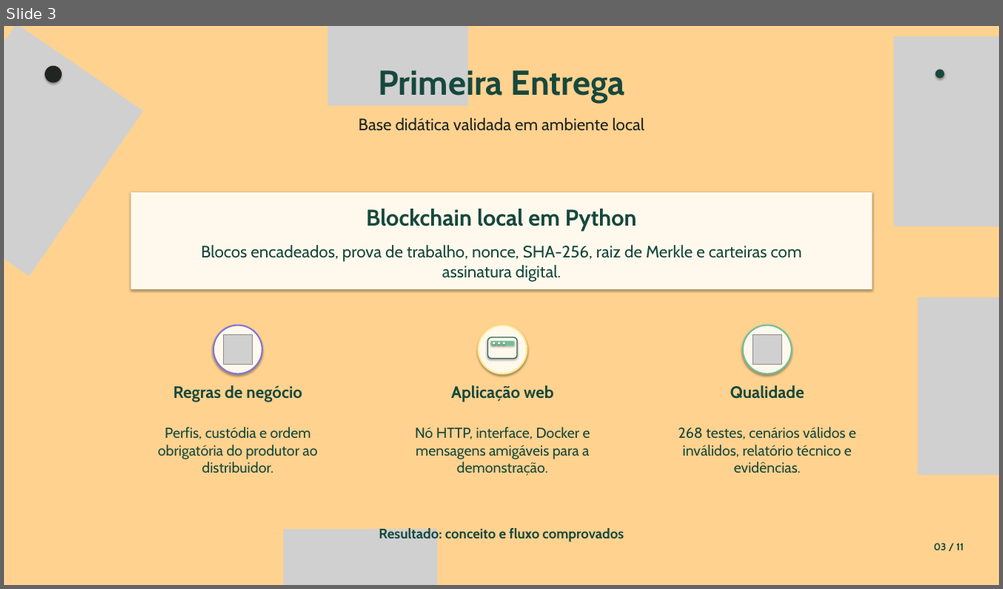
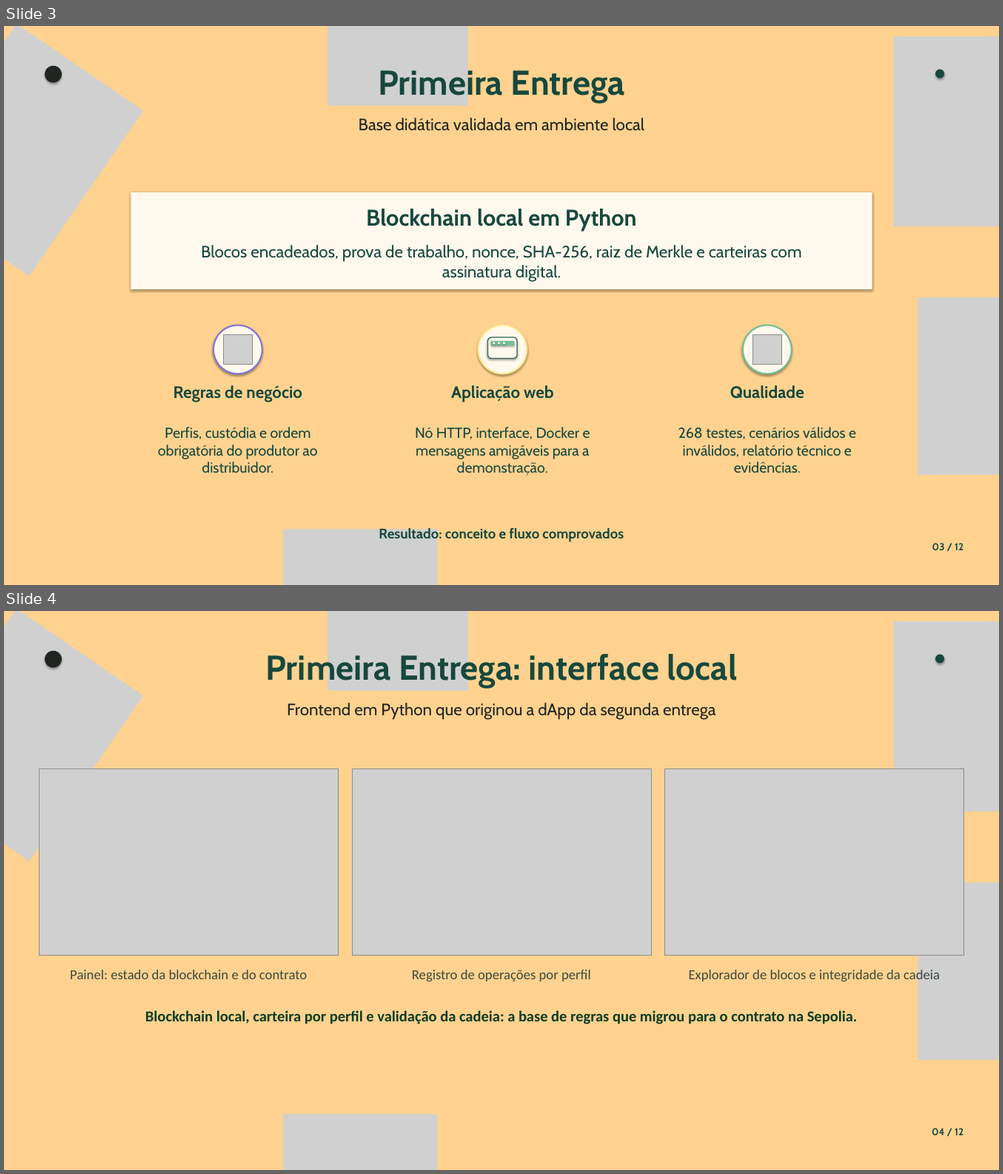
Before and after one commit to JulianaBallin/EcoOrigem, a slide deck: docs/slides/apresentacao-ecoorigem.pptx. Shown one above the other, each under a label of ours: slide 3 before the commit, slides 3 and 4 after it. The pictures are 1003x589 and 1003x1174 pixels, drawn with LibreOffice and Linux fonts; fonts in the diff are those of the drawing; grey boxes stand for pictures. Boxes give left, top, right and bottom in pixels: in the first picture for what was removed or moved away, otherwise in the second. Text is boxed around its words. In the diff, an @@ line names an element or a change of style, - is before the commit and + after.

```diff
--- a/docs/slides/apresentacao-ecoorigem.pptx
+++ b/docs/slides/apresentacao-ecoorigem.pptx
@@ slide 4 added at (x1=4, y1=611, x2=999, y2=1170), background #FFD28F @@
@@ picture added at (x1=4, y1=611, x2=143, y2=861) @@
@@ picture added at (x1=327, y1=611, x2=468, y2=691) @@
@@ picture added at (x1=893, y1=621, x2=999, y2=812) @@
@@ ellipse added at (x1=45, y1=651, x2=62, y2=668), fill #202522 @@
@@ text added at (x1=265, y1=650, x2=737, y2=688), 50 pt, text #17483D, bold @@
+Primeira Entrega: interface local
@@ ellipse added at (x1=935, y1=654, x2=944, y2=664), fill #17483D @@
@@ text added at (x1=287, y1=703, x2=716, y2=720), 24 pt, text #202522 @@
+Frontend em Python que originou a dApp da segunda entrega
@@ picture added at (x1=39, y1=769, x2=338, y2=956) @@
@@ picture added at (x1=352, y1=769, x2=651, y2=956) @@
@@ picture added at (x1=664, y1=769, x2=963, y2=956) @@
@@ picture added at (x1=917, y1=883, x2=999, y2=1060) @@
@@ text added at (x1=70, y1=970, x2=307, y2=980), 20 pt, text #3B4A3F @@
+Painel: estado da blockchain e do contrato
@@ text added at (x1=412, y1=970, x2=591, y2=982), 20 pt, text #3B4A3F @@
+Registro de operações por perfil
@@ text added at (x1=688, y1=968, x2=939, y2=984), 20 pt, text #3B4A3F @@
+Explorador de blocos e integridade da cadeia
@@ text added at (x1=145, y1=1011, x2=857, y2=1025), 22 pt, text #0B3D24, bold @@
+Blockchain local, carteira por perfil e validação da cadeia: a base de regras que migrou para o contrato na Sepolia.
@@ picture added at (x1=284, y1=1114, x2=438, y2=1170) @@
@@ text added at (x1=931, y1=1128, x2=963, y2=1136), 14.5 pt, text #17483D, bold @@
+04 / 12
@@ slide 3 changed as well @@
@@ text at (x1=932, y1=543, x2=963, y2=551): text changed @@
-03 / 11
+03 / 12
```
Also in this commit, not shown: 10 other slides changed, 1 other file.
